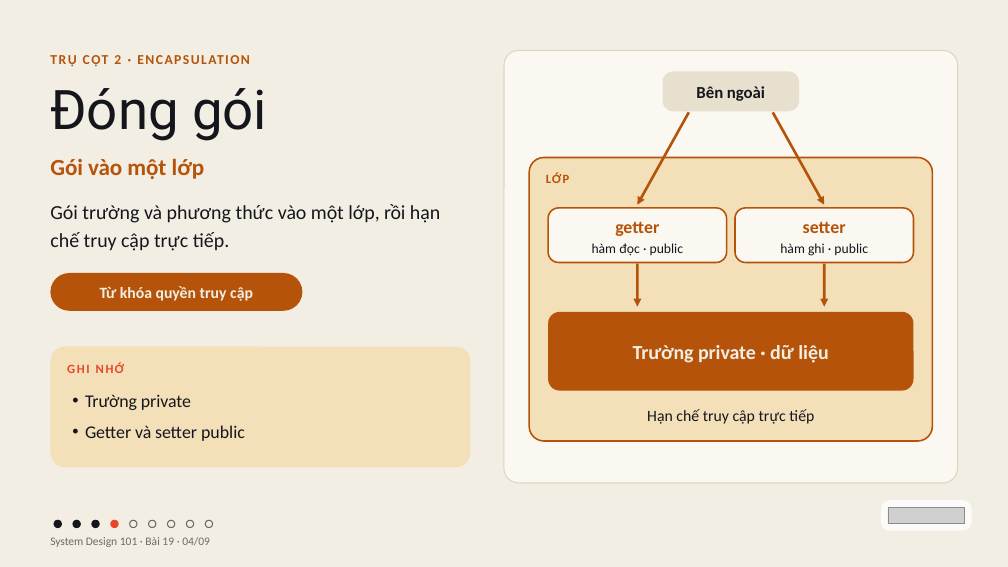
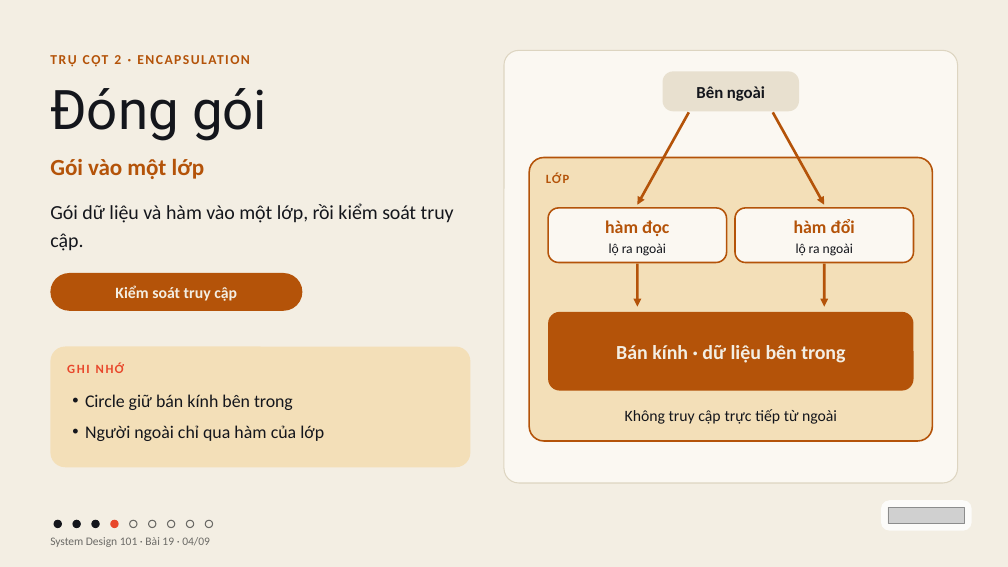
Before and after one commit to vohoailinh90/tool-marketing-studio, a slide deck: slide 4 of system-design-101/vi/lessons/sd-10-019/slides/sd-10-019.pptx. Drawn at 1008x567 pixels with LibreOffice and Linux fonts; fonts in the diff are those of the drawing; grey boxes stand for pictures. Boxes give left, top, right and bottom in pixels: in the first picture for what was removed or moved away, otherwise in the second. Text is boxed around its words. In the diff, an @@ line names an element or a change of style, - is before the commit and + after.

```diff
--- a/system-design-101/vi/lessons/sd-10-019/slides/sd-10-019.pptx
+++ b/system-design-101/vi/lessons/sd-10-019/slides/sd-10-019.pptx
@@ text at (50, 203, 454, 251): text changed @@
-Gói trường và phương thức vào một lớp, rồi hạn chế truy cập trực tiếp.
+Gói dữ liệu và hàm vào một lớp, rồi kiểm soát truy cập.
@@ text at (605, 220, 669, 236): text changed @@
-getter
+hàm đọc
@@ text at (794, 219, 855, 233): text changed @@
-setter
+hàm đổi
@@ text at (609, 243, 666, 256): text changed @@
-hàm đọc · public
+lộ ra ngoài
@@ text at (796, 243, 853, 256): text changed @@
-hàm ghi · public
+lộ ra ngoài
@@ text in rounded rectangle at (115, 285, 237, 301): text changed @@
-Từ khóa quyền truy cập
+Kiểm soát truy cập
@@ text in rounded rectangle at (616, 345, 845, 363): text changed @@
-Trường private · dữ liệu
+Bán kính · dữ liệu bên trong
@@ text at (85, 394, 324, 441): text changed @@
-• Trường private
-• Getter và setter public
+• Circle giữ bán kính bên trong
+• Người ngoài chỉ qua hàm của lớp
@@ text at (625, 409, 837, 424): text changed @@
-Hạn chế truy cập trực tiếp
+Không truy cập trực tiếp từ ngoài
```
Also in this commit, not shown: 8 other slides changed, 4 other files.
